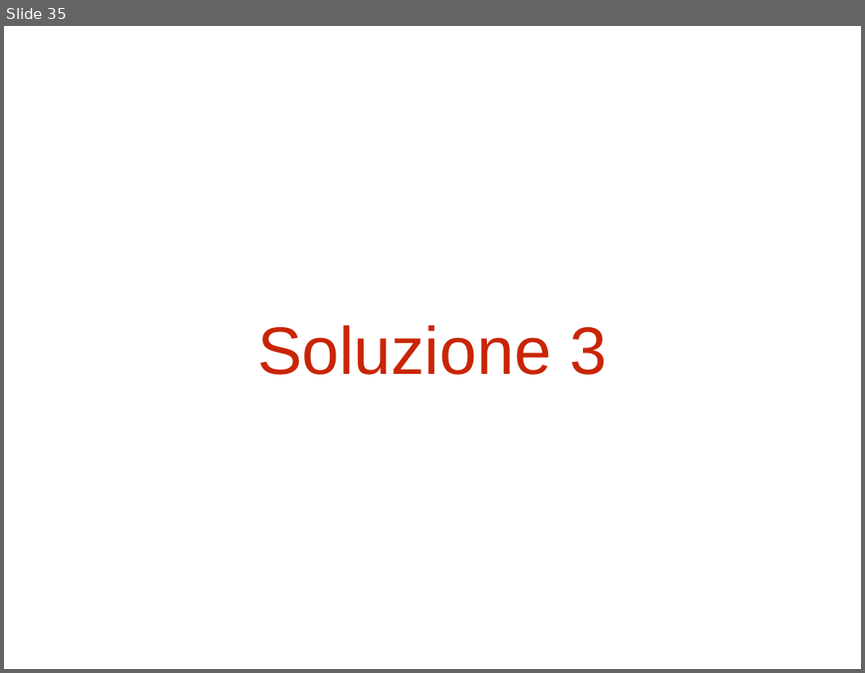
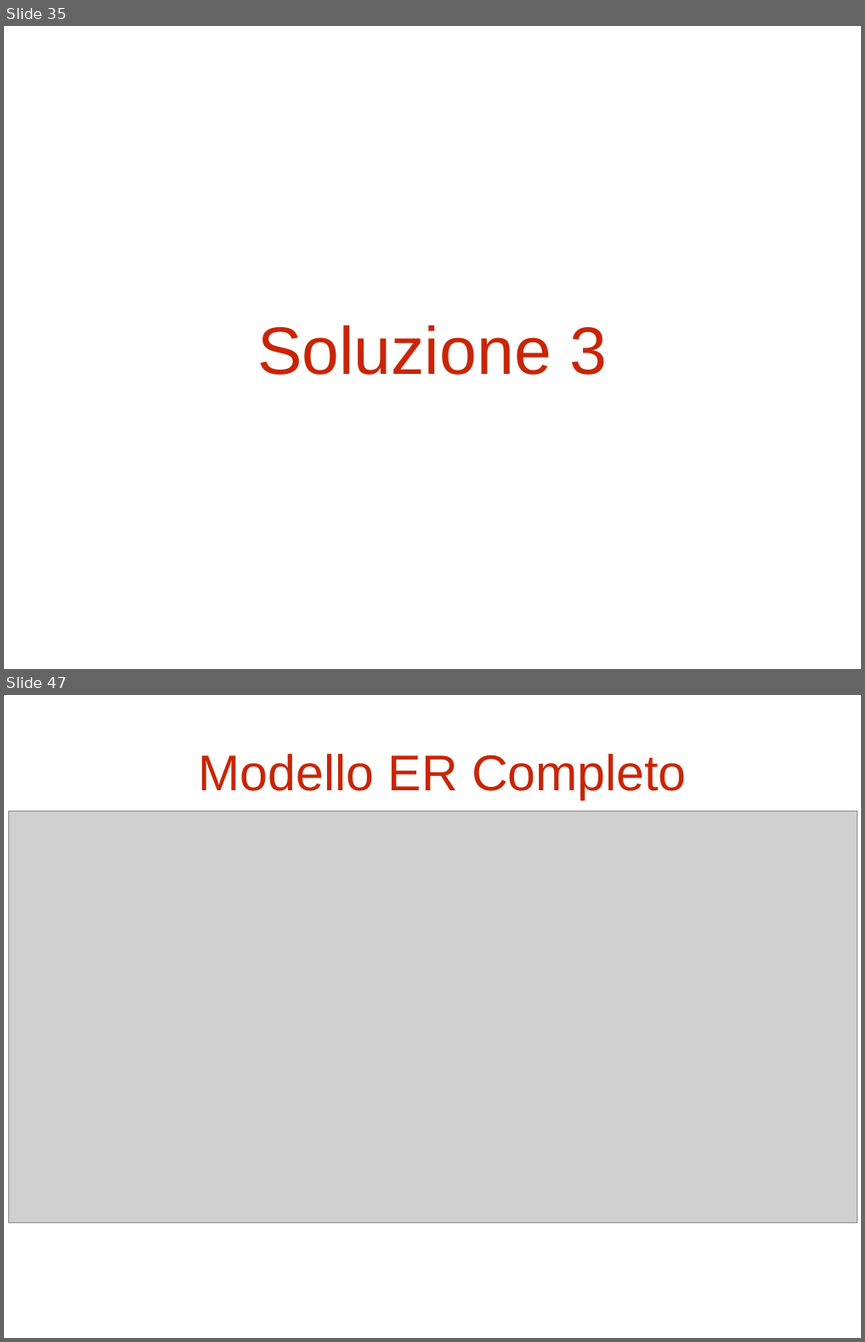
Before and after one commit to Stef23/MRVProject, a slide deck: PDF.pptx. Shown one above the other, each under a label of ours: slide 35 before the commit, slides 35 and 47 after it; the slides between them are not shown. The pictures are 865x673 and 865x1342 pixels, drawn with LibreOffice and Linux fonts; fonts in the diff are those of the drawing; grey boxes stand for pictures. Boxes give left, top, right and bottom in pixels: in the first picture for what was removed or moved away, otherwise in the second. Text is boxed around its words. In the diff, an @@ line names an element or a change of style, - is before the commit and + after.

```diff
--- a/PDF.pptx
+++ b/PDF.pptx
@@ slide 47 added at <box>4,695,861,1338</box>, background #FFFFFF @@
@@ title added at <box>199,754,687,800</box>, 60 pt, text #C82506 @@
+Modello ER Completo
@@ picture added at <box>8,811,857,1222</box> @@
```
Also in this commit, not shown: 7 slides changed, 21 other slides added, 2 slides removed, 5 other files.
